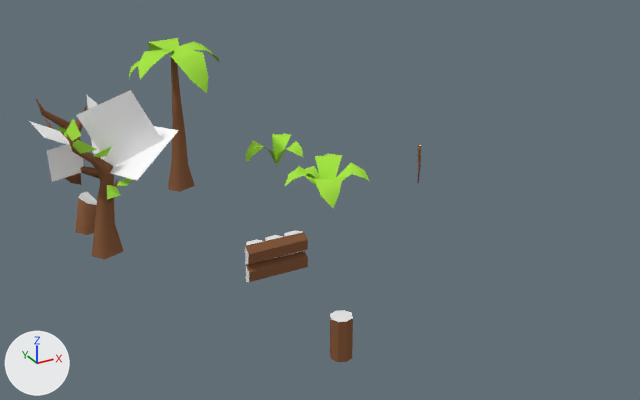
Two versions of the Blender file Models/Resource/Objects_Wood.blend, one commit apart.
Rendered twice from a 50 mm lens placed at (-10.3, -25.6, 12.9), pointed at (2.4, -2.4, 1.3). The lights are fixed; the arrows at lower left show +X, +Y and +Z.

The first picture shows 'Plant', 'Plant_Small', 'Stump_Cylinder', 'Tree_Palm', 'Tree_Shifty', 'Tree_Shifty_Stump', 'WoodWall'.
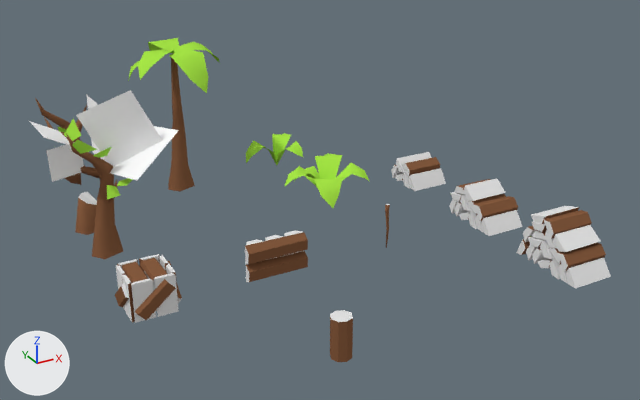
The change, as a diff of the scene's bpy script:
```diff
--- a/Models/Resource/Objects_Wood.blend.py
+++ b/Models/Resource/Objects_Wood.blend.py
@@ me_woodpile1 @@
+me_woodpile1.from_pydata(...)  # 48 vertices, 48 faces; spans x -0.73..0.8, y -0.77..0.84, z 0.01..0.92
+# faces by material slot: [18, 30]
+me_woodpile1.materials.append(mat_wood)  # its picture is missing
+me_woodpile1.materials.append(mat_stump)  # its picture is missing
@@ me_woodpile2 @@
+me_woodpile2.from_pydata(...)  # 96 vertices, 96 faces; spans x -0.73..0.8, y -1.11..1.12, z 0.01..1.3
+# faces by material slot: [36, 60]
+me_woodpile2.materials.append(mat_wood)  # its picture is missing
+me_woodpile2.materials.append(mat_stump)  # its picture is missing
@@ me_woodpile3 @@
+me_woodpile3.from_pydata(...)  # 144 vertices, 144 faces; spans x -0.73..0.8, y -1.11..1.54, z 0.01..1.72
+# faces by material slot: [54, 90]
+me_woodpile3.materials.append(mat_wood)  # its picture is missing
+me_woodpile3.materials.append(mat_stump)  # its picture is missing
@@ me_box @@
+me_box.from_pydata(...)  # 128 vertices, 96 faces; spans x -0.82..0.83, y -0.82..0.82, z 0.0..1.2
+# faces by material slot: [40, 56]
+me_box.materials.append(mat_wood)  # its picture is missing
+me_box.materials.append(mat_stump)  # its picture is missing
@@ ob_structurepost @@
 ob_structurepost = bpy.data.objects.new('StructurePost', me_post)
-ob_structurepost.location = (8.0, 0.0, 0.0)
+ob_structurepost.location = (4.0, -4.0, 0.0)
@@ ob_woodpile1 @@
+ob_woodpile1 = bpy.data.objects.new('WoodPile1', me_woodpile1)
+ob_woodpile1.location = (8.0, 0.0, 0.0)
@@ ob_woodpile2 @@
+ob_woodpile2 = bpy.data.objects.new('WoodPile2', me_woodpile2)
+ob_woodpile2.location = (8.0, -4.0, 0.0)
@@ ob_woodpile3 @@
+ob_woodpile3 = bpy.data.objects.new('WoodPile3', me_woodpile3)
+ob_woodpile3.location = (8.0, -8.0, 0.0)
@@ ob_woodbox @@
+ob_woodbox = bpy.data.objects.new('WoodBox', me_box)
+ob_woodbox.location = (-4.0, -4.0, 0.0)
```

Changed parts and their boxes (x1, y1, x2, y2) in the pictures (640 x 400 px):
'WoodPile3', added
    after: (516, 206, 611, 288)
    faces in mat_stump (its picture is missing): (516, 206, 611, 288)
    faces in mat_wood (its picture is missing): (522, 207, 606, 271)
'WoodBox', added
    after: (115, 254, 182, 323)
    faces in mat_stump (its picture is missing): (116, 254, 182, 323)
    faces in mat_wood (its picture is missing): (115, 258, 182, 323)
'WoodPile2', added
    after: (449, 178, 523, 236)
    faces in mat_stump (its picture is missing): (449, 178, 523, 236)
    faces in mat_wood (its picture is missing): (458, 179, 518, 221)
'WoodPile1', added
    after: (391, 152, 446, 191)
    faces in mat_stump (its picture is missing): (391, 152, 446, 191)
    faces in mat_wood (its picture is missing): (395, 157, 440, 180)
'StructurePost', moved
    before: (417, 145, 422, 183)
    after: (385, 204, 390, 248)
